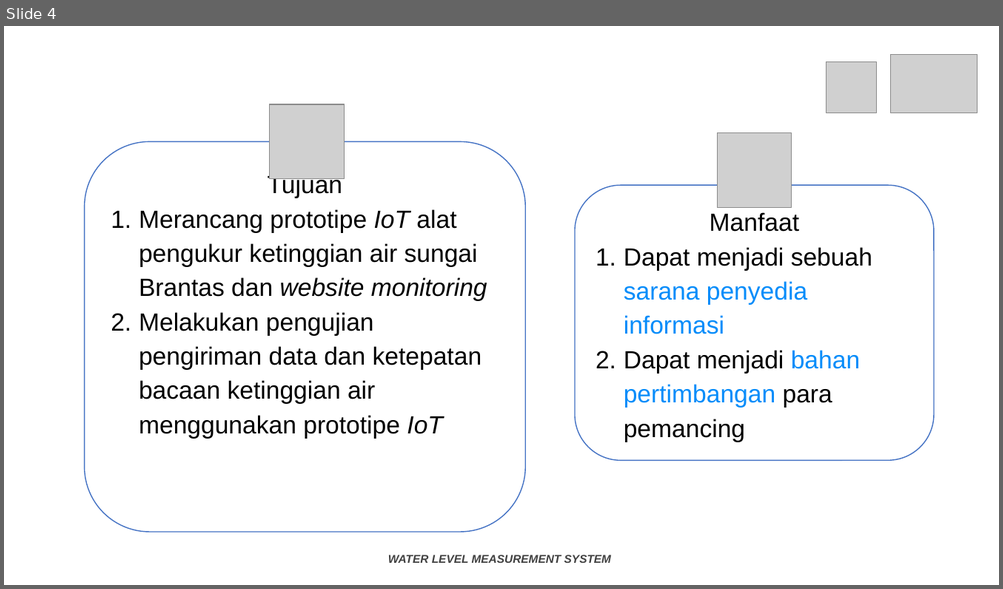
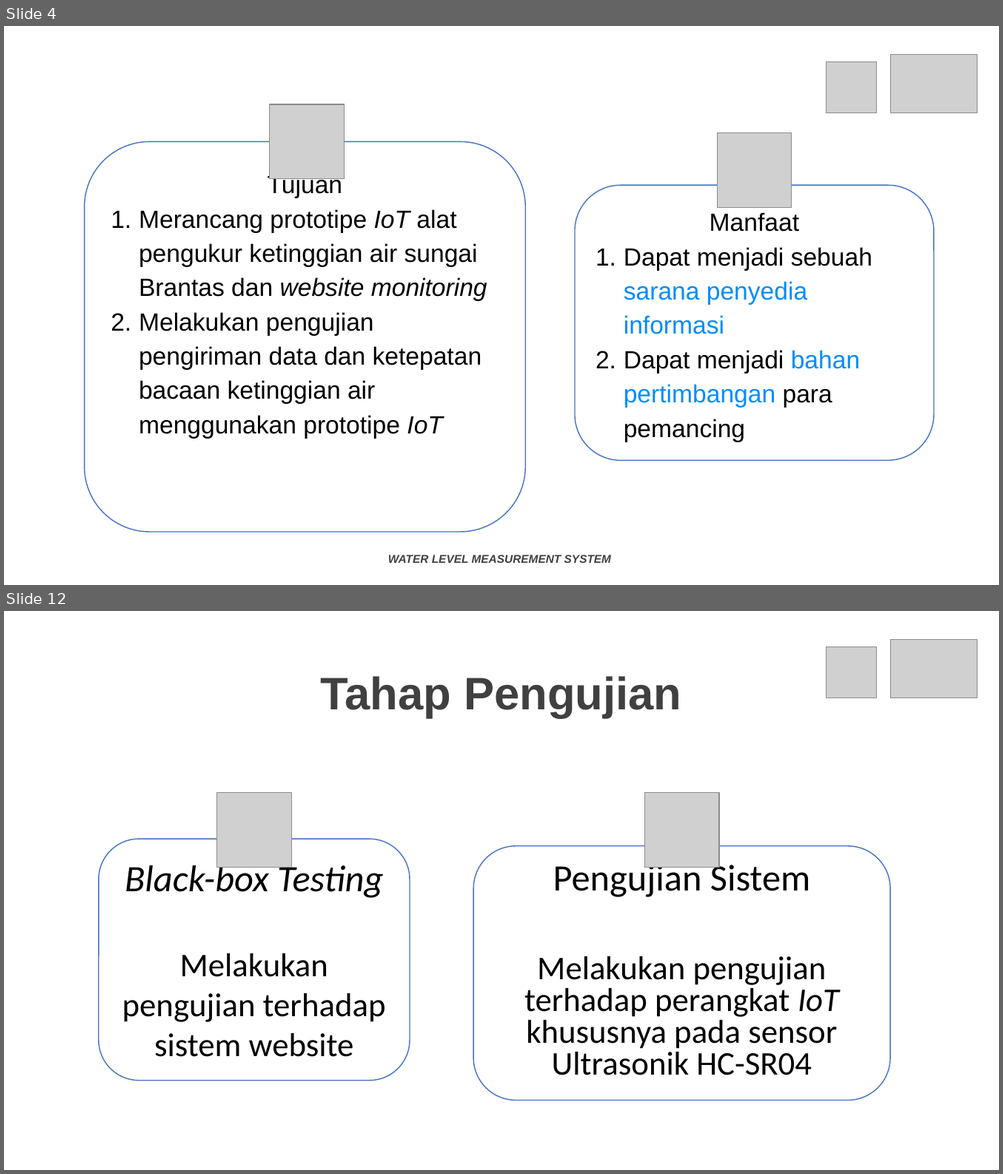
Before and after one commit to anandaricky01/tugas-akhir-doc, a slide deck: Tugas Akhir.pptx. Shown one above the other, each under a label of ours: slide 4 before the commit, slides 4 and 12 after it; the slides between them are not shown. The pictures are 1003x589 and 1003x1174 pixels, drawn with LibreOffice and Linux fonts; fonts in the diff are those of the drawing; grey boxes stand for pictures; background and template pictures are left out. Boxes give left, top, right and bottom in pixels: in the first picture for what was removed or moved away, otherwise in the second. Text is boxed around its words. In the diff, an @@ line names an element or a change of style, - is before the commit and + after.

```diff
--- a/Tugas Akhir.pptx
+++ b/Tugas Akhir.pptx
@@ slide 12 added at [4, 611, 999, 1170], background picture (left out) @@
@@ picture added at [825, 647, 876, 698] @@
@@ picture added at [891, 639, 978, 698] @@
@@ text added at [321, 676, 681, 718], 44 pt, text #404040, bold @@
+Tahap Pengujian
@@ picture added at [216, 793, 291, 868] @@
@@ picture added at [644, 793, 719, 868] @@
@@ rounded rectangle added at [99, 840, 410, 1081], fill #FFFFFF, outline #4472C4 1 pt, 32 pt, text #000000 @@
+Black-box Testing
+Melakukan pengujian terhadap sistem website
@@ text added at [473, 846, 890, 1100], fill #FFFFFF, outline #4472C4 1 pt, 32 pt, text #000000 @@
+Pengujian Sistem
+Melakukan pengujian terhadap perangkat IoT khususnya pada sensor Ultrasonik HC-SR04
```
Also in this commit, not shown: 3 slides changed, 8 other slides added, 1 slide removed, 5 other files.
